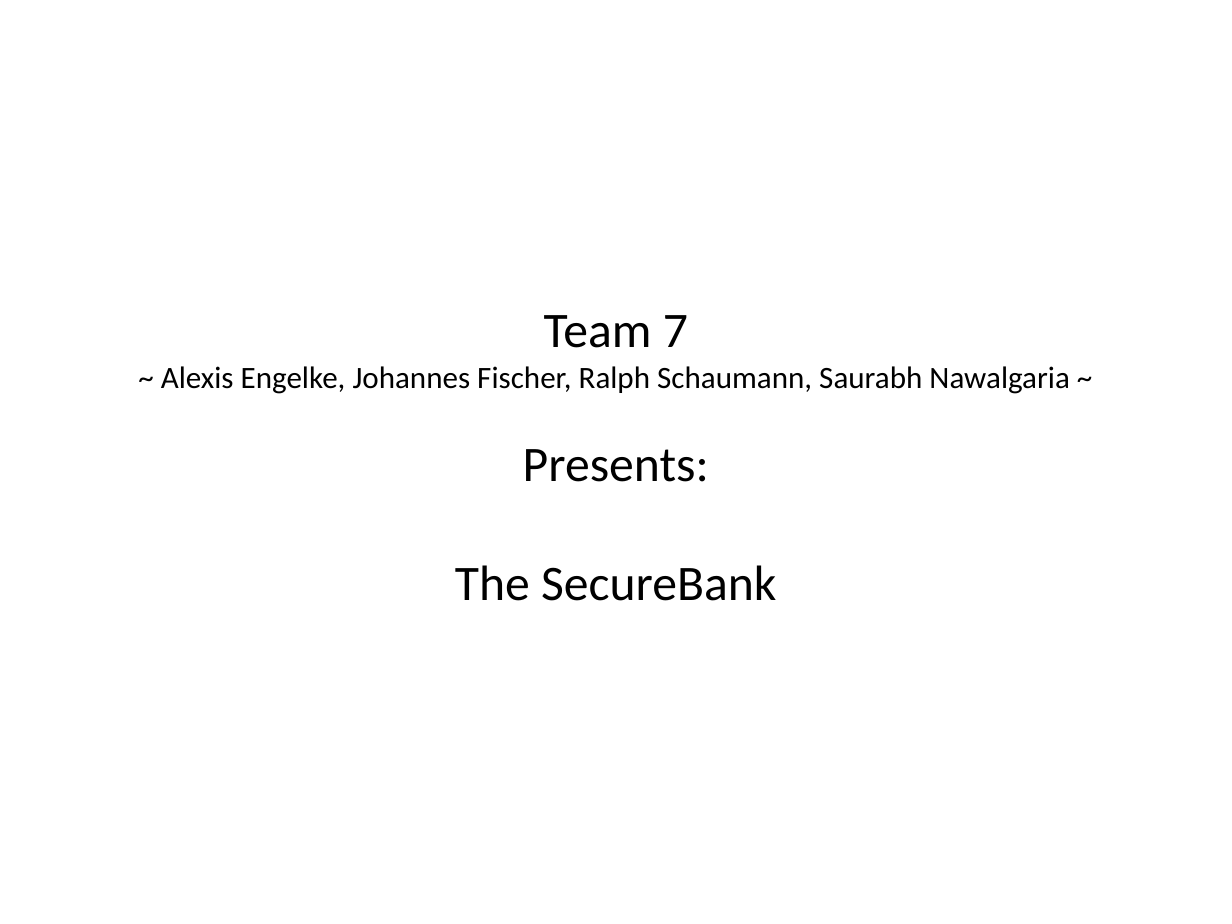
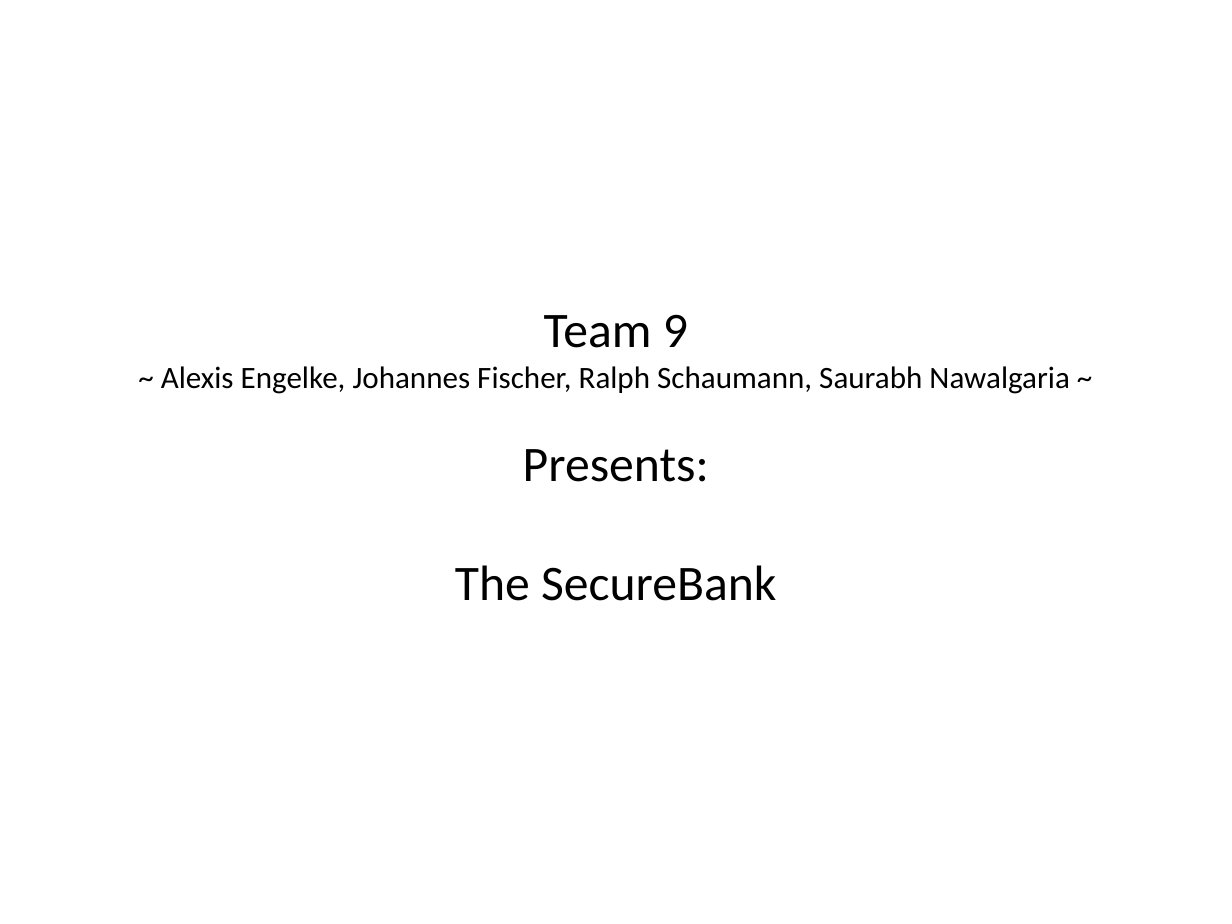
Before and after one commit to snawalgaria/SecureCoding, a slide deck: slide 1 of presentation/presentation.odp. Drawn at 1232x924 pixels with LibreOffice and Linux fonts; fonts in the diff are those of the drawing. Boxes give left, top, right and bottom in pixels: in the first picture for what was removed or moved away, otherwise in the second. Text is boxed around its words. In the diff, an @@ line names an element or a change of style, - is before the commit and + after.

Commit message:
Update presentation
* Fix team number
* Add credentials

```diff
--- a/presentation/presentation.odp
+++ b/presentation/presentation.odp
@@ subtitle at box(544, 314, 688, 348): text changed @@
-Team 7
+Team 9
```
Also in this commit, not shown: 4 other slides changed, 1 slide added.
